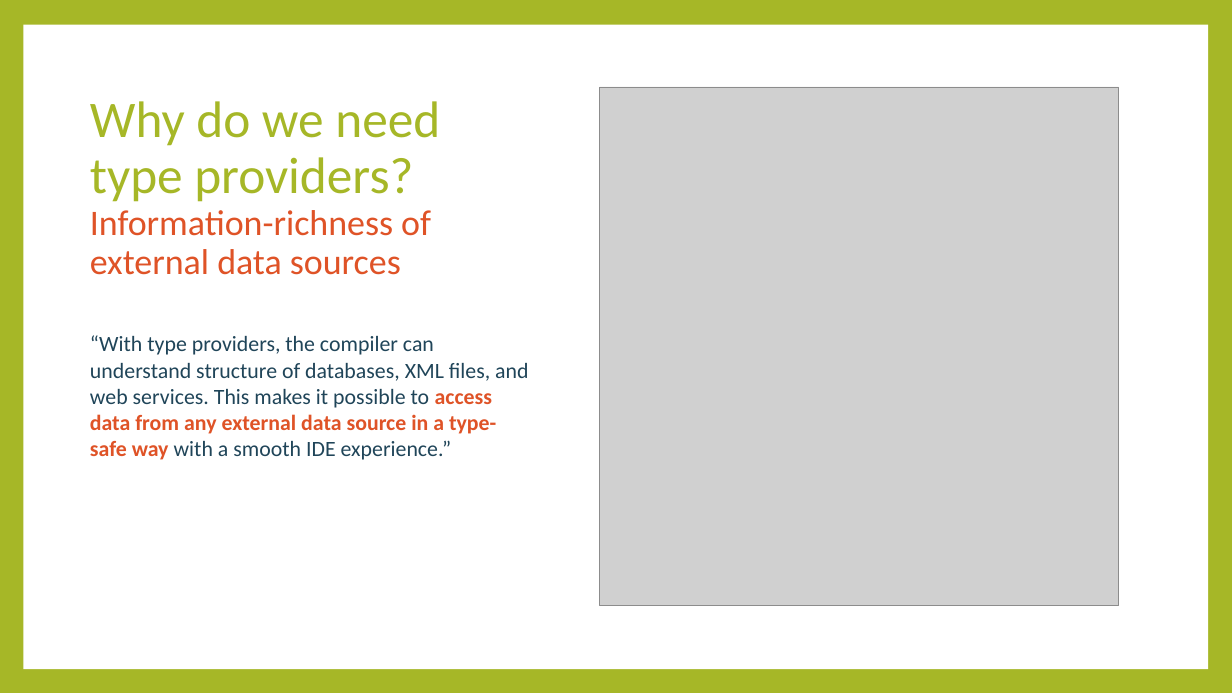
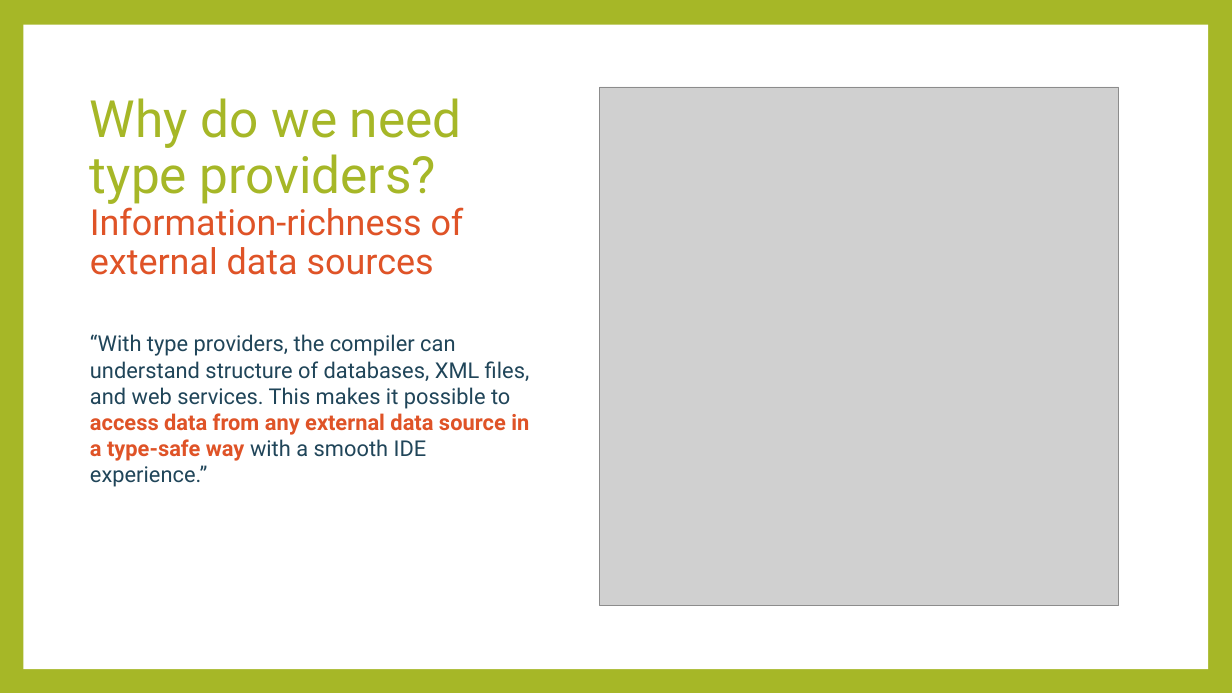
Before and after one commit to rachelblasucci/Current-Talks, a slide deck: slide 7 of Type Providers/Type Providers.pptx (slide 6 before the commit). Drawn at 1232x693 pixels with LibreOffice and Linux fonts; fonts in the diff are those of the drawing; grey boxes stand for pictures. Boxes give left, top, right and bottom in pixels: in the first picture for what was removed or moved away, otherwise in the second. Text is boxed around its words. In the diff, an @@ line names an element or a change of style, - is before the commit and + after.

```diff
--- a/Type Providers/Type Providers.pptx
+++ b/Type Providers/Type Providers.pptx
@@ title "Why do we need type ...": place and size @@
-title "Why do we need type ..." at (90, 101, 440, 275)
+title "Why do we need type ..." at (80, 111, 543, 287)
@@ title "Why do we need type ..." at (80, 111, 543, 287): font Calibri to Roboto; fill none to #FFFFFF at 60% opacity; outline none to #FFFFFF 5 pt @@
@@ text "“With type providers, the compiler ..." at (90, 334, 530, 487): font Calibri to Roboto @@
```
Also in this commit, not shown: 12 other slides changed, 2 slides added, 4 other files.
